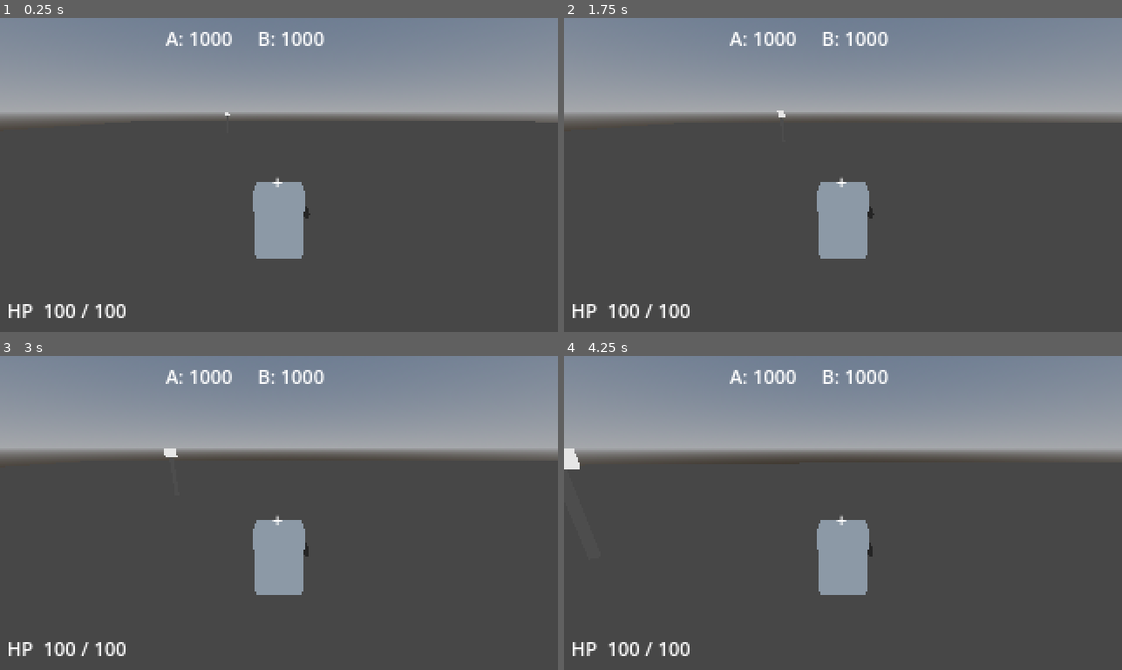
Above: before the commit, frames 1-4 (two rows, left to right).
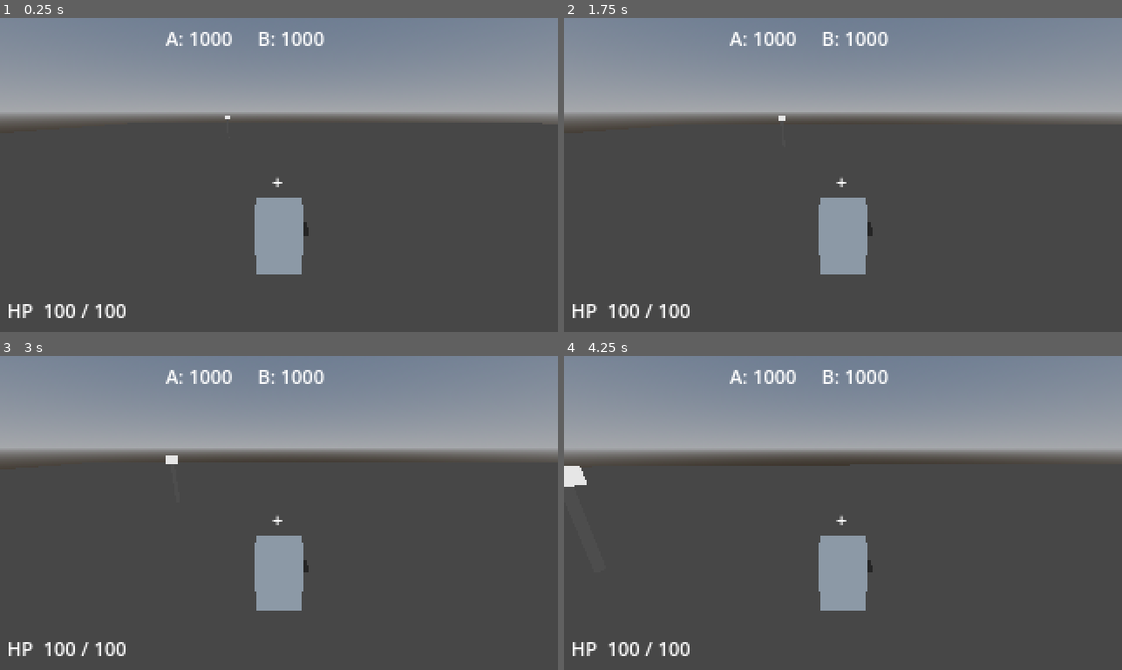
Above: after the commit, the same moments.

Repository: jonathandaley/Hardpoint
Game: Godot game, scene res://scenes/arena/Arena.tscn
Same seed, same stepped clock (60 frames per second), same inputs: the game is played once before the commit and once after it.
Inputs (mouse positions are in pixels of both pictures, inside the frame that each line leads up to):
- Up to frame 1 (0.25 s): no input
- Up to frame 2 (1.75 s): tap Enter (ui_accept) at 0.5, 1.52, 1.55 s; move the mouse to (870, 175) at 0.52 s; hold Enter (ui_accept) 0.53-1.28 s; hold W (move_forward) from 0.53 s (still down); move the mouse to (815, 175) at 1.27 s; click (815, 175) at 1.35 s
- Up to frame 3 (3 s): keep holding W (move_forward); tap Enter (ui_accept) at 1.82, 2, 2.3, 2.85 s; move the mouse to (290, 506) at 2.02 s; hold Right mouse button (fire_secondary) 2.03-2.78 s; move the mouse to (273, 519) at 2.77 s
- Up to frame 4 (4.25 s): keep holding W (move_forward); tap Enter (ui_accept) at 3.02, 3.32, 3.77, 3.8, 4.07 s; move the mouse to (887, 516) at 3.52 s; press the mouse at (887, 516) at 3.53 s

The runs differ from the first frame. In frame 1, 1.0% of the frame differs, in the area x 40-96%, y 30-82%; in frame 2, 1.0%; in frame 3, 1.0%; in frame 4, 1.3%, in the area x 0-56%, y 29-82%.

Commit message:
Raise camera arm and add Enter-to-restart after match ends
- CameraArm y: 2.1 → 2.6 so crosshair clears the mech head
- Arena: reload scene on ui_accept when match is over
- HUD: show "Press Enter to play again" alongside result label

Co-Authored-By: Claude Sonnet 4.6 <noreply@anthropic.com>

Diff:
--- a/scenes/arena/Arena.gd
+++ b/scenes/arena/Arena.gd
@@ -8,6 +8,7 @@
 
 var _player: Node
 var _bot_player: Node
+var _match_over: bool = false
 
 func _ready() -> void:
 	_create_walls()
@@ -79,6 +80,9 @@
 	bot_mech.died.connect(Callable(_bot_player, "on_pawn_destroyed"))
 
 func _input(event: InputEvent) -> void:
+	if _match_over and event.is_action_pressed("ui_accept"):
+		get_tree().reload_current_scene()
+		return
 	if event.is_action_pressed("ui_cancel"):
 		if Input.mouse_mode == Input.MOUSE_MODE_CAPTURED:
 			Input.mouse_mode = Input.MOUSE_MODE_VISIBLE
@@ -91,6 +95,7 @@
 	print("[Arena] Player eliminated." if p == _player else "[Arena] Bot eliminated.")
 
 func _on_match_ended(winning_team: int) -> void:
+	_match_over = true
 	Input.mouse_mode = Input.MOUSE_MODE_VISIBLE
 	hud.show_result(winning_team)
 	print("[Arena] Match over. Team %d wins." % winning_team)
--- a/scenes/mech/Mech.tscn
+++ b/scenes/mech/Mech.tscn
@@ -35,7 +35,7 @@
 [node name="RaycastGun" parent="HardpointRight" instance=ExtResource("5")]
 
 [node name="CameraArm" type="SpringArm3D" parent="."]
-position = Vector3(0, 2.1, 0)
+position = Vector3(0, 2.6, 0)
 rotation = Vector3(-0.3, 0, 0)
 spring_length = 5.0
 collision_mask = 1
--- a/scenes/ui/HUD.tscn
+++ b/scenes/ui/HUD.tscn
@@ -38,3 +38,13 @@
 horizontal_alignment = 1
 visible = false
 text = "YOU WIN"
+
+[node name="RestartLabel" type="Label" parent="."]
+offset_left = 70.0
+offset_top = 108.0
+offset_right = 250.0
+offset_bottom = 120.0
+theme_override_font_sizes/font_size = 9
+horizontal_alignment = 1
+visible = false
+text = "Press Enter to play again"
--- a/scripts/HUD.gd
+++ b/scripts/HUD.gd
@@ -4,6 +4,7 @@
 @onready var score_label: Label = $ScoreLabel
 @onready var crosshair: Label = $Crosshair
 @onready var result_label: Label = $ResultLabel
+@onready var restart_label: Label = $RestartLabel
 
 var _match: Node = null
 var _player_mech: Node = null
@@ -17,6 +18,7 @@
 func show_result(winning_team: int) -> void:
 	result_label.text = "YOU WIN" if winning_team == _player_team else "YOU LOSE"
 	result_label.visible = true
+	restart_label.visible = true
 	crosshair.visible = false
 
 func _process(_delta: float) -> void:
